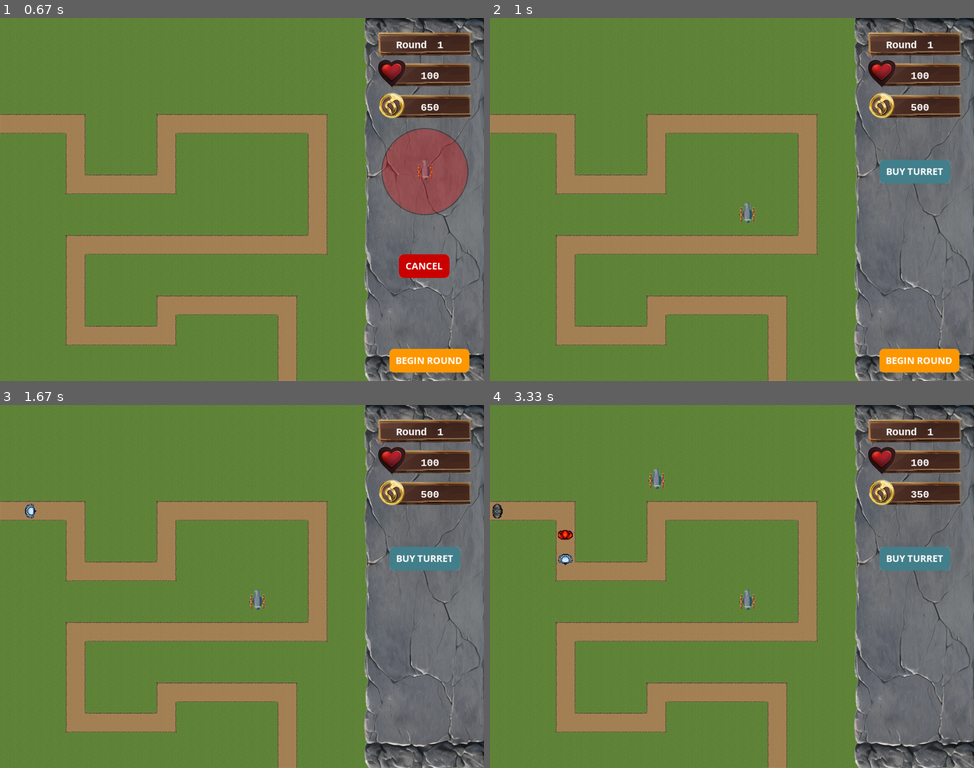
Above: before the commit, frames 1-4 (two rows, left to right).
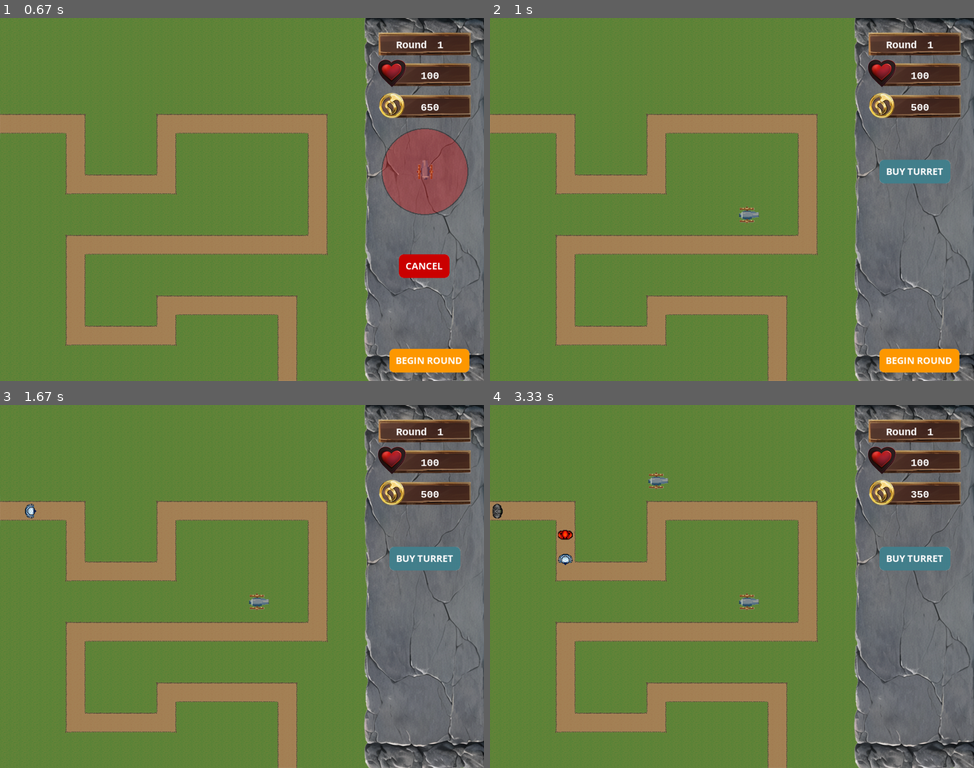
Above: after the commit, the same moments.

Repository: peter5454/PyGame
Game: pygame game, started from main.py
The game is run twice, just before and just after one commit, with the same random seed, the same clock (stepped at 60 frames per second) and the same inputs.
Inputs (mouse positions are in pixels of both pictures, inside the frame that each line leads up to):
- Up to frame 1 (0.67 s): click (425, 170) at 0.38 s
- Up to frame 2 (1 s): click (736, 224) at 0.72 s
- Up to frame 3 (1.67 s): click (430, 746) at 1.05 s; click (300, 619) at 1.38 s
- Up to frame 4 (3.33 s): click (915, 557) at 2.72 s; click (654, 466) at 3.05 s

Frame 1 is identical in both runs. In frame 2, 0.1% of the frame differs, in the area x 51-56%, y 50-57%; in frame 3, 0.1%; in frame 4, 0.3%, in the area x 32-56%, y 17-57%.

Commit message:
started on animations

Diff:
--- a/constants.py
+++ b/constants.py
@@ -14,3 +14,6 @@
 KILL_REWARD = 50
 
 LEVEL_COMPLETE_REWARD = 100
+
+ANIMATION_STEPS = 8
+ANIMATION_DELAY = 15
--- a/main.py
+++ b/main.py
@@ -48,6 +48,7 @@
 
 #turrets
 cursor_turret = pg.image.load('assets/images/turrets/cursor_turret.png').convert_alpha()
+turret_sheet = pg.image.load('assets/images/turrets/cannon_1.png').convert_alpha()
 
 #buttons
 buy_turret_image = pg.image.load('assets/images/buttons/buy_turret.png').convert_alpha()
@@ -134,7 +135,7 @@
             space_is_free = False
       #if it is a free space then create turret
       if space_is_free == True:
-        new_turret = Turret(cursor_turret, mouse_tile_x, mouse_tile_y)
+        new_turret = Turret(turret_sheet, mouse_tile_x, mouse_tile_y)
         turret_group.add(new_turret)
         #deduct cost of turret
         world.money -= new_turret.cost
@@ -337,7 +338,7 @@
         clear_selected()
         if placing_turrets == True:
           #check if there is enough money for a turret
-          new_turret = Turret(buy_turret_image,0,0) # add instance for which turret it is
+          new_turret = Turret(turret_sheet,0,0) # add instance for which turret it is
           if world.money >= new_turret.cost:
             place_turret = create_turret(mouse_pos) #need to pass the turret aswell
             turret_time = pg.time.get_ticks()
--- a/turrets.py
+++ b/turrets.py
@@ -6,7 +6,7 @@
 class Turret(pg.sprite.Sprite):
 
 
-    def __init__(self,image,tile_x,tile_y):
+    def __init__(self,sprite_sheet,tile_x,tile_y):
         pg.sprite.Sprite.__init__(self)
         self.tile_x = tile_x
         self.tile_y = tile_y
@@ -14,16 +14,27 @@
         #calculate center coordinates
         self.x = (self.tile_x + 0.5) * c.TILE_SIZE
         self.y = (self.tile_y + 0.5) * c.TILE_SIZE
-        self.original_image = image
-        self.image = image
+
+
+        #animation
+        self.sprite_sheet = sprite_sheet
+        self.animation_list = self.load_images()
+        self.frame_index = 0
+        self.update_time = pg.time.get_ticks()
+
+        #image
+        self.angle = 0
+        self.original_image = self.animation_list[self.frame_index]
+        self.image = pg.transform.rotate(self.original_image, self.angle)
 
         self.rect = self.image.get_rect()
         self.rect.center = (self.x, self.y)
 
+        #variables
         self.upgrade_level = 1
         self.max_level = len(TURRET_DATA)
         self.range = 90
-        self.angle = 0
+
         self.selected = False
         self.target = None
         self.cooldown = TURRET_DATA[self.upgrade_level - 1].get("cooldown")
@@ -33,39 +44,63 @@
         self.last_shot = pg.time.get_ticks()
         self.tower_value = self.cost
 
-    def update (self, enemy_group):
-        if pg.time.get_ticks() - self.last_shot >self.cooldown:
-            self.pick_target(enemy_group)
-            if self.target:
-                i = 0 #animation goes here
+
+    def load_images(self):
+        #extract individual images from he sprite sheet
+        size = self.sprite_sheet.get_height()
+        animation_list = []
+        for x in range (c.ANIMATION_STEPS):
+            temp_img = self.sprite_sheet.subsurface(x * size, 0, size, size)
+            animation_list.append(temp_img)
+        return animation_list
+
+    def update(self, enemy_group):
+        if self.target:
+            self.play_animation()
+        else:
+      #search for new target once turret has cooled down
+            if pg.time.get_ticks() - self.last_shot > (self.cooldown):
+                self.pick_target(enemy_group)
+
+
 
 
     def pick_target(self, enemy_group):
-        closest_enemy = None
-        closest_distance = self.range
+        x_dist = 0
+        y_dist = 0
+    #check distance to each enemy to see if it is in range
         for enemy in enemy_group:
-            x_dist = enemy.pos[0] - self.x
-            y_dist = enemy.pos[1] - self.y
-            dist = (x_dist ** 2 + y_dist ** 2) ** 0.5
-            if dist < closest_distance:
-                closest_distance = dist
-                closest_enemy = enemy
-        self.target = closest_enemy
+            if enemy.health > 0:
+                x_dist = enemy.pos[0] - self.x
+                y_dist = enemy.pos[1] - self.y
+                dist = math.sqrt(x_dist ** 2 + y_dist ** 2)
+                if dist < self.range:
+                    self.target = enemy
+                    self.angle = math.degrees(math.atan2(-y_dist, x_dist))
+          #damage enemy
+                    self.target.health -= self.damage
 
-        if self.target:
-            x_dist = self.target.pos[0] - self.x
-            y_dist = self.target.pos[1] - self.y
-            self.angle = math.degrees(math.atan2(-y_dist, x_dist))
-            self.rotate_image()
-            self.target.health -= self.damage
-            self.last_shot = pg.time.get_ticks()
+    def play_animation(self):
+    #update image
+        print (123)
+        self.original_image = self.animation_list[self.frame_index]
+    #check if enough time has passed since the last update
+        if pg.time.get_ticks() - self.update_time > c.ANIMATION_DELAY:
+            self.update_time = pg.time.get_ticks()
+            self.frame_index += 1
+      #check if the animation has finished and reset to idle
+            if self.frame_index >= len(self.animation_list):
+                self.frame_index = 0
+        #record completed time and clear target so cooldown can begin
+                self.last_shot = pg.time.get_ticks()
+                self.target = None
 
-    def rotate_image(self):
-        """ Rotate the image to face the target """
-        self.image = pg.transform.rotate(self.original_image, self.angle-90)
-        self.rect = self.image.get_rect(center=(self.x, self.y))
+
 
     def draw(self, surface):
+        self.image = pg.transform.rotate(self.original_image, self.angle - 90)
+        self.rect = self.image.get_rect()
+        self.rect.center = (self.x, self.y)
         surface.blit(self.image, self.rect)
 
     def upgrade(self):
--- a/turrets_data.py
+++ b/turrets_data.py
@@ -1,7 +1,7 @@
 TURRET_DATA =[
     {
         #1
-        "cooldown" : 1000,
+        "cooldown" : 100,
         "damage"  : 2,
         "cost" : 150,
         "upgrade_cost" : 200
